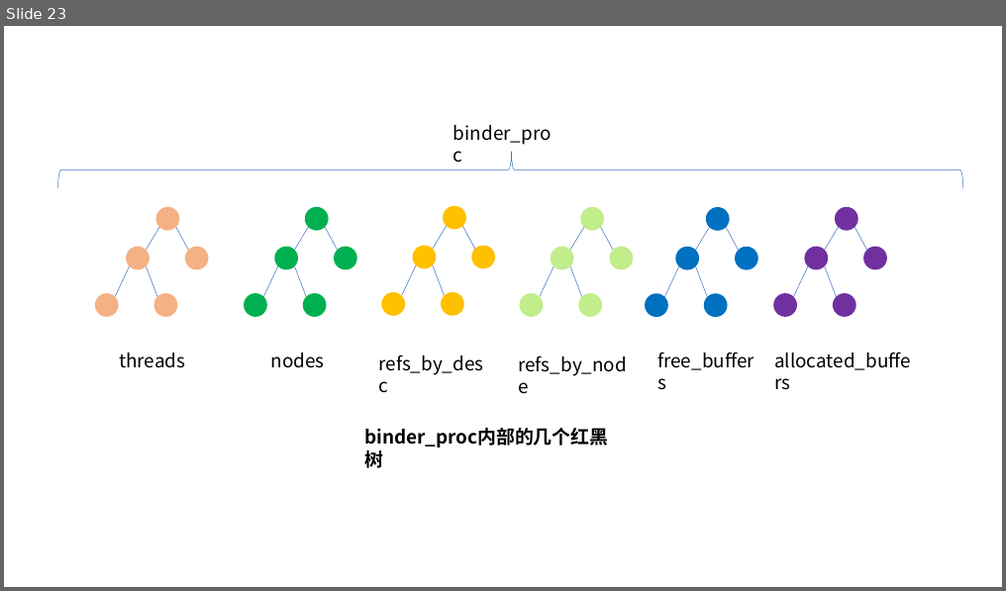
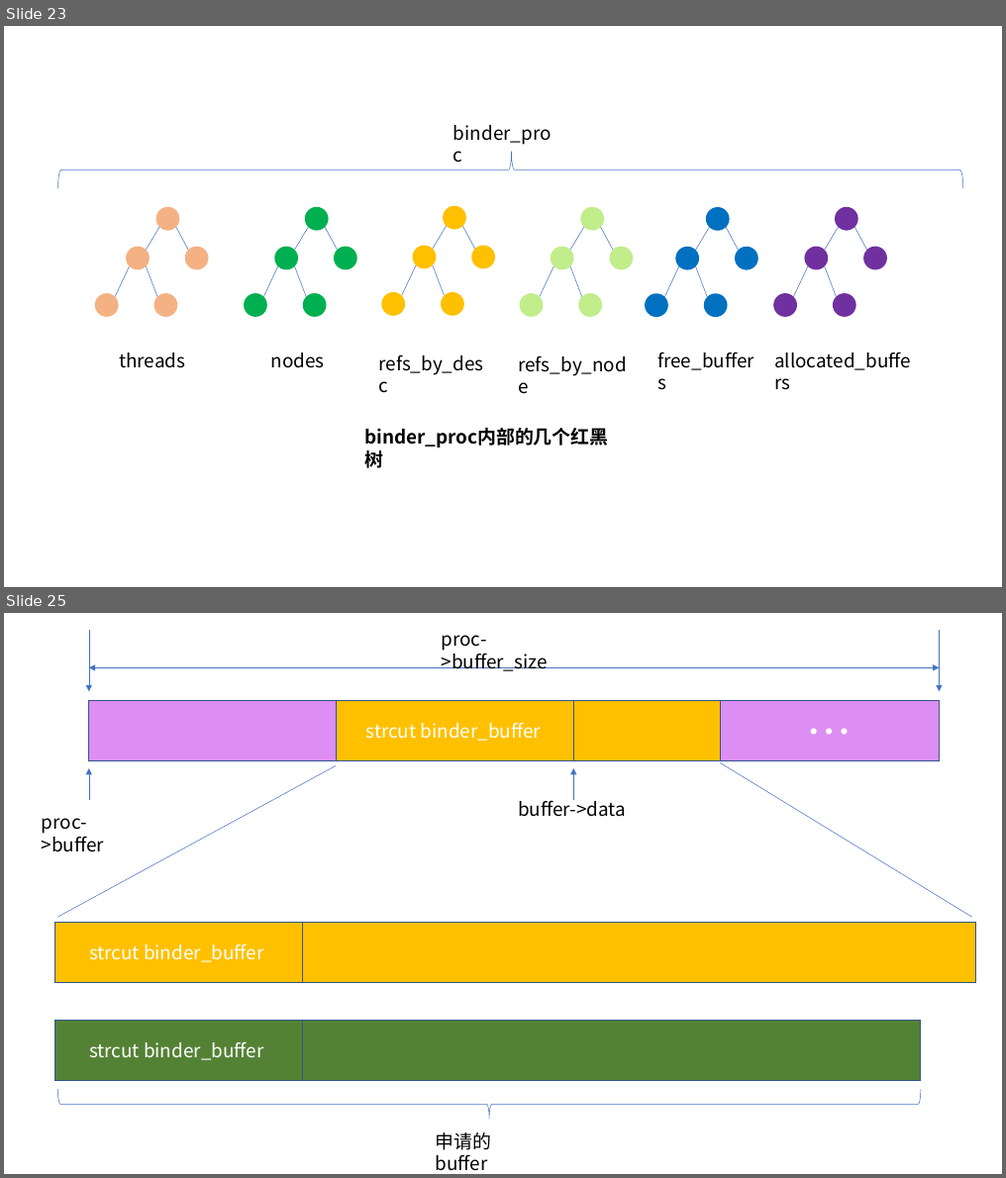
Before and after one commit to lihaoAd/Note, a slide deck: android/binder/binder.pptx. Shown one above the other, each under a label of ours: slide 23 before the commit, slides 23 and 25 after it; the slides between them are not shown. The pictures are 1006x591 and 1006x1178 pixels, drawn with LibreOffice and Linux fonts; fonts in the diff are those of the drawing. Boxes give left, top, right and bottom in pixels: in the first picture for what was removed or moved away, otherwise in the second. Text is boxed around its words. In the diff, an @@ line names an element or a change of style, - is before the commit and + after.

```diff
--- a/android/binder/binder.pptx
+++ b/android/binder/binder.pptx
@@ slide 25 added at box(4, 613, 1002, 1174), background #FFFFFF @@
@@ arrow added from (89, 630) to (89, 691), #4472C4 0.5 pt @@
@@ text added at box(442, 635, 548, 671), 18 pt, text #000000 @@
+proc->buffer_size
@@ arrow added from (939, 630) to (939, 691), #4472C4 0.5 pt @@
@@ double arrow added from (89, 667) to (939, 667), #4472C4 0.5 pt @@
@@ rectangle added at box(89, 701, 337, 761), fill #DD8EF2, outline #325491 1 pt @@
@@ rectangle added at box(336, 701, 574, 761), fill #FFC000, outline #325491 1 pt, 18 pt, text #FFFFFF @@
+strcut binder_buffer
@@ rectangle added at box(573, 701, 721, 761), fill #FFC000, outline #325491 1 pt @@
@@ rectangle added at box(721, 701, 940, 761), fill #DD8EF2, outline #325491 1 pt, 44 pt, text #FFFFFF @@
+…
@@ line added from (336, 765) to (57, 917), #4472C4 0.5 pt @@
@@ arrow added from (89, 799) to (89, 768), #4472C4 0.5 pt @@
@@ arrow added from (573, 799) to (573, 768), #4472C4 0.5 pt @@
@@ line added from (721, 762) to (972, 917), #4472C4 0.5 pt @@
@@ text added at box(42, 818, 104, 853), 18 pt, text #000000 @@
+proc->buffer
@@ text added at box(518, 797, 626, 817), 18 pt, text #000000 @@
+buffer->data
@@ rectangle added at box(54, 923, 302, 983), fill #FFC000, outline #325491 1 pt, 18 pt, text #FFFFFF @@
+strcut binder_buffer
@@ rectangle added at box(302, 923, 976, 983), fill #FFC000, outline #325491 1 pt @@
@@ rectangle added at box(54, 1020, 302, 1080), fill #548235, outline #325491 1 pt, 18 pt, text #FFFFFF @@
+strcut binder_buffer
@@ rectangle added at box(302, 1020, 921, 1080), fill #548235, outline #325491 1 pt @@
@@ left brace added at box(57, 1089, 921, 1120), outline #4472C4 0.5 pt @@
@@ text added at box(436, 1133, 492, 1171), 18 pt, text #000000 @@
+申请的buffer
```
Also in this commit, not shown: 1 other slide added, 9 other files.
